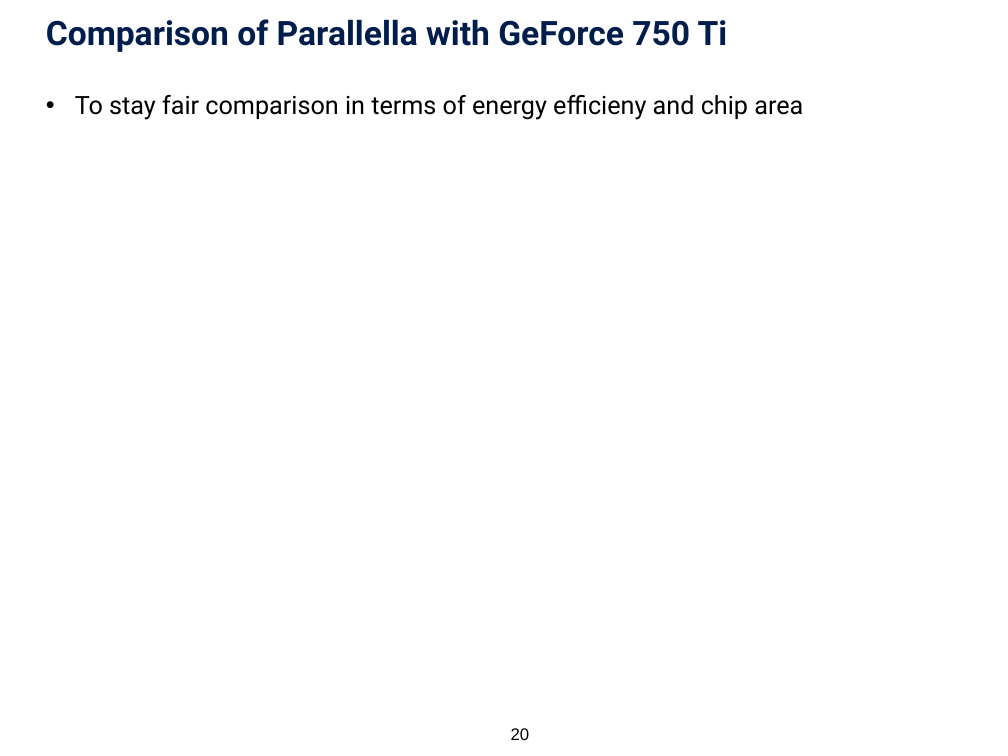
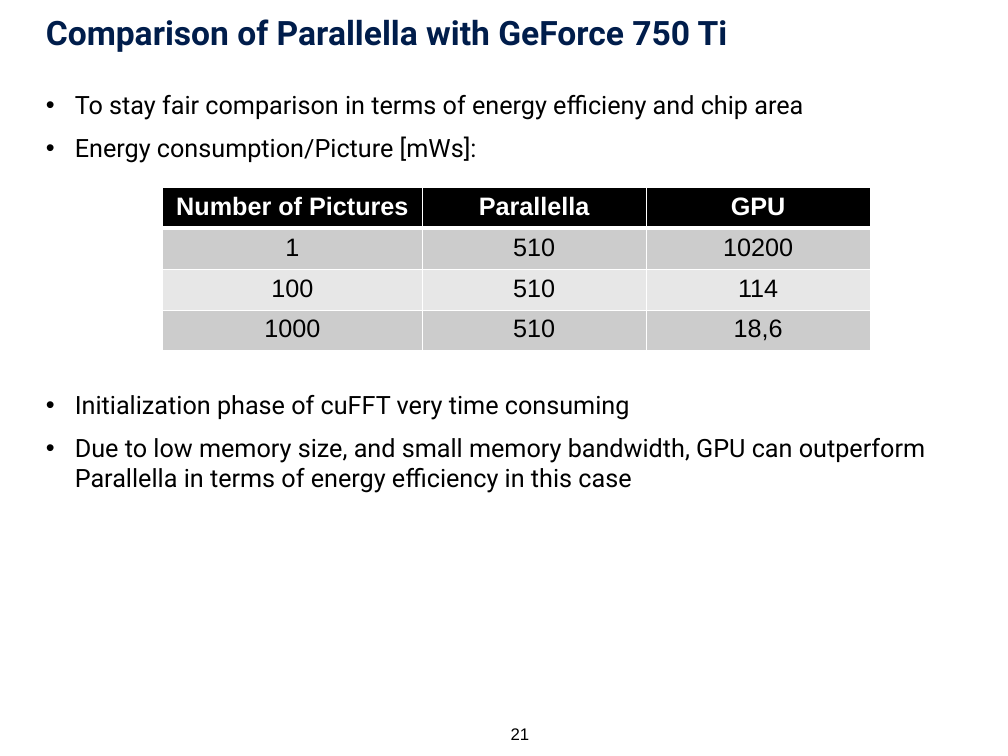
Before and after one commit to tobiashuste/parallella-hauptseminar, a slide deck: slide 21 of presentation/praesentation.pptx (slide 20 before the commit). Drawn at 1008x756 pixels with LibreOffice and Linux fonts; fonts in the diff are those of the drawing; background and template pictures are left out. Boxes give left, top, right and bottom in pixels: in the first picture for what was removed or moved away, otherwise in the second. Text is boxed around its words. In the diff, an @@ line names an element or a change of style, - is before the commit and + after.

Commit message:
Präsentation

```diff
--- a/presentation/praesentation.pptx
+++ b/presentation/praesentation.pptx
@@ text at (x1=75, y1=136, x2=925, y2=493): paragraphs added @@
+  • Energy consumption/Picture [mWs]:
+  • Initialization phase of cuFFT very time consuming
+  • Due to low memory size, and small memory bandwidth, GPU can outperform Parallella in terms of energy efficiency in this case
@@ table added at (x1=162, y1=187, x2=870, y2=351), 4 rows, 3 columns @@
+Number of Pictures | Parallella | GPU
+1 | 510 | 10200
+100 | 510 | 114
+1000 | 510 | 18,6
@@ page number at (x1=511, y1=728, x2=530, y2=740): text changed @@
-20
+21
```
Also in this commit, not shown: 13 other slides changed, 4 slides added, 1 slide removed, 2 other files.
